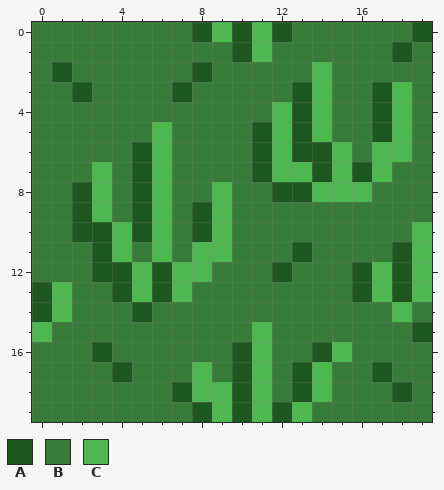
Edited in one commit: pixel-art sprite (data/sprites/G.png). Above is the file before it was changed.
The file is 60x60 pixels, drawn in blocks of 3x3; one block is one cell here.
Palette (. is transparent): A #1d581e  B #377c39  C #4db850
Pixels before, first column x 0:
 0 BBBBBBBBACACABBBBBBA
 1 BBBBBBBBBBACBBBBBBAB
 2 BABBBBBBABBBBBCBBBBB
 3 BBABBBBABBBBBACBBACB
 4 BBBBBBBBBBBBCACBBACB
 5 BBBBBBCBBBBACACBBACB
 6 BBBBBACBBBBACAACBCCB
 7 BBBCBACBBBBACCACACBB
 8 BBACBACBBCBBAACCCBBB
 9 BBACBACBACBBBBBBBBBB
10 BBAACACBACBBBBBBBBBC
11 BBBACBCBCCBBBABBBBAC
12 BBBAACACCBBBABBBACAC
13 ACBBACACBBBBBBBBACAC
14 ACBBBABBBBBBBBBBBBCB
15 CBBBBBBBBBBCBBBBBBBA
16 BBBABBBBBBACBBACBBBB
17 BBBBABBBCBACBACBBABB
18 BBBBBBBACCACBACBBBAB
19 BBBBBBBBACACACBBBBBB
New version:
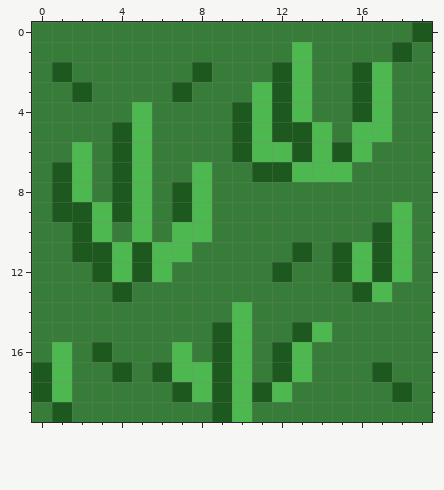
Difference:
y 0: x 8..12 ACACA -> BBBBB
y 1: x 10..11 AC -> BB; x 13 B -> C
y 2: x 12..14 BBC -> ACB; x 16..17 BB -> AC
y 3: x 11..14 BBAC -> CACB; x 16..18 BAC -> ACB
y 4: x 5 B -> C; x 10..14 BBCAC -> ACACB; x 16..18 BAC -> ACB
y 5: x 4..6 BBC -> ACB; x 10..12 BAC -> ACA; x 16..18 BAC -> CCB
y 6: x 2 B -> C; x 4..6 BAC -> ACB; x 10..11 BA -> AC; x 14..18 ACBCC -> CACBB
y 7: x 1..6 BBCBAC -> ACBACB; x 8 B -> C; x 12 C -> A; x 14 A -> C; x 16..17 AC -> BB
y 8: x 1..9 BACBACBBC -> ACBACBACB; x 12..16 AACCC -> BBBBB
y 9: x 1 B -> A; x 4..9 BACBAC -> ACBACB; x 18 B -> C
y 10: x 3..9 ACACBAC -> CBCBCCB; x 17..19 BBC -> ACB
y 11: x 2 B -> A; x 5 B -> A; x 7..9 BCC -> CBB; x 15..19 BBBAC -> ACACB
y 12: x 4..8 ACACC -> CACBB; x 15..19 BACAC -> ACACB
y 13: x 0..1 AC -> BB; x 5..7 CAC -> BBB; x 18..19 AC -> BB
y 14: x 0..1 AC -> BB; x 5 A -> B; x 10 B -> C; x 18 C -> B
y 15: x 0 C -> B; x 9..11 BBC -> ACB; x 13..14 BB -> AC; x 19 A -> B
y 16: x 1 B -> C; x 7 B -> C; x 9..15 BACBBAC -> ACBACBB
y 17: x 0..1 BB -> AC; x 6..7 BB -> AC; x 9..14 BACBAC -> ACBACB
y 18: x 0..1 BB -> AC; x 9..14 CACBAC -> ACACBB
y 19: x 1 B -> A; x 8..13 ACACAC -> BACBBB
